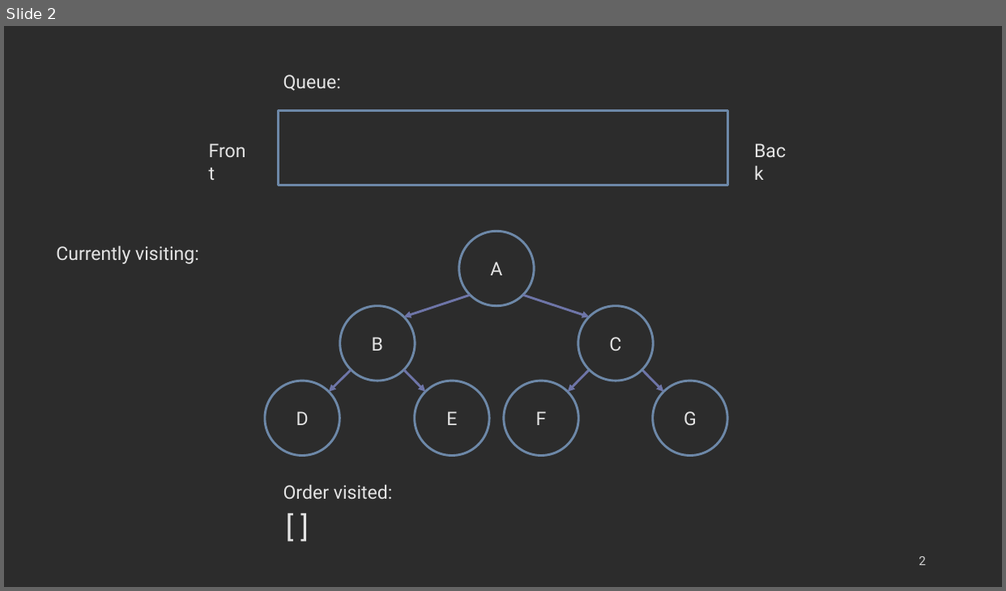
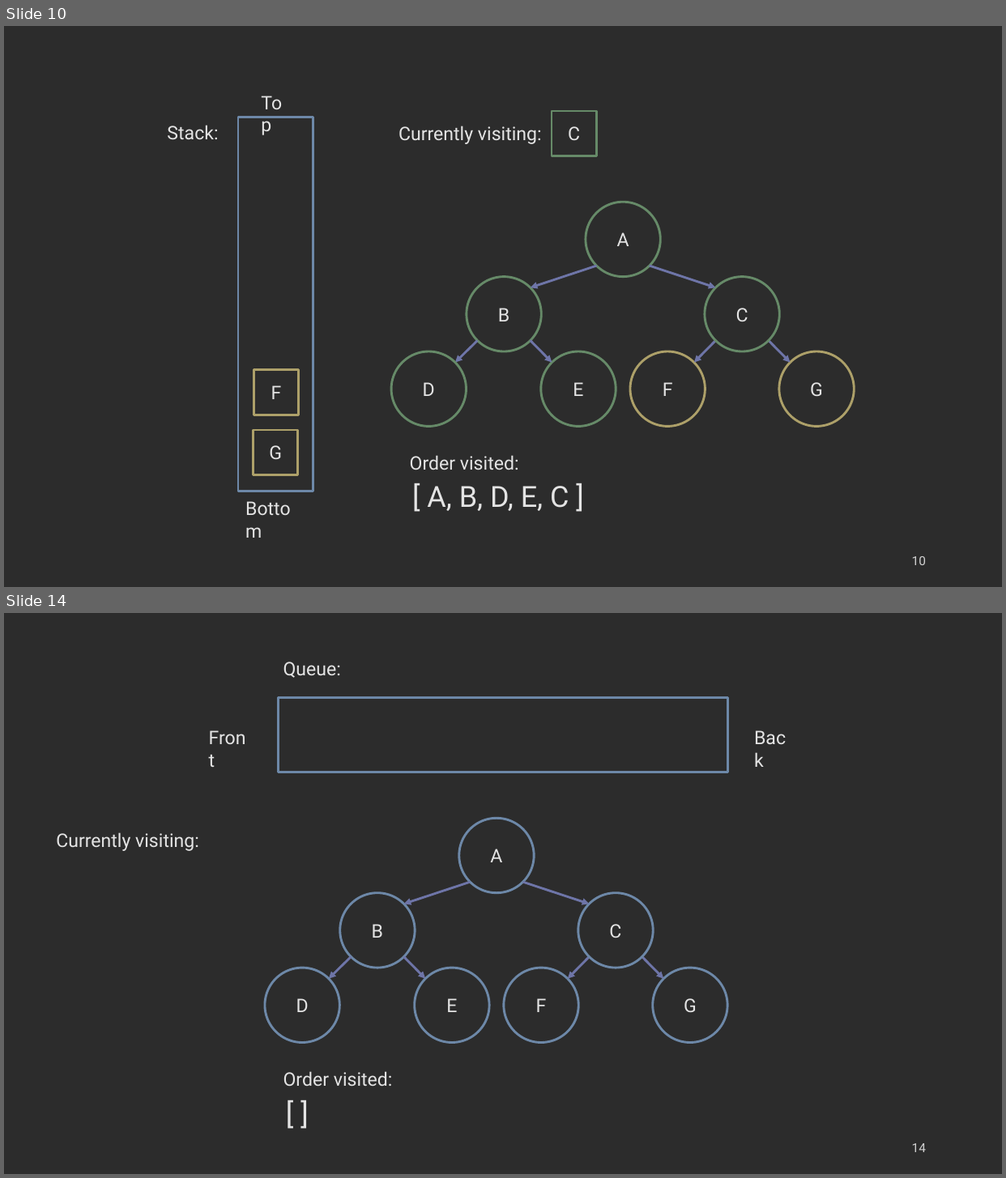
Before and after one commit to COP3530/edugator-content, a slide deck: trees/trees/images-ppt.pptx. Shown one above the other, each under a label of ours: slide 2 before the commit, slides 10 and 14 after it; the slides between them are not shown. The pictures are 1006x591 and 1006x1178 pixels, drawn with LibreOffice and Linux fonts; fonts in the diff are those of the drawing. Boxes give left, top, right and bottom in pixels: in the first picture for what was removed or moved away, otherwise in the second. Text is boxed around its words. In the diff, an @@ line names an element or a change of style, - is before the commit and + after.

Commit message:
Save changes to ppt

```diff
--- a/trees/trees/images-ppt.pptx
+++ b/trees/trees/images-ppt.pptx
@@ slide 10 added at (4,26,1002,587), background #2C2C2C @@
@@ text added at (254,88,297,118), 18 pt, text #E4E4E4 @@
+Top
@@ rectangle added at (238,118,313,492), outline #6D88A8 2.25 pt @@
@@ rectangle added at (552,111,597,156), outline #668A68 2.25 pt, 18 pt, text #E4E4E4 @@
+C
@@ text added at (167,125,218,139), 18 pt, text #E4E4E4 @@
+Stack:
@@ text added at (398,126,542,144), 18 pt, text #E4E4E4 @@
+Currently visiting:
@@ ellipse added at (586,202,661,277), outline #668A68 2.25 pt, 18 pt, text #E4E4E4 @@
+A
@@ arrow added from (597, 266) to (530, 288), #6E75A8 2.25 pt @@
@@ arrow added from (650, 266) to (716, 288), #6E75A8 2.25 pt @@
@@ ellipse added at (467,277,542,352), outline #668A68 2.25 pt, 18 pt, text #E4E4E4 @@
+B
@@ ellipse added at (705,277,780,352), outline #668A68 2.25 pt, 18 pt, text #E4E4E4 @@
+C
@@ arrow added from (478, 340) to (455, 363), #6E75A8 2.25 pt @@
@@ arrow added from (530, 340) to (552, 363), #6E75A8 2.25 pt @@
@@ arrow added from (716, 340) to (694, 363), #6E75A8 2.25 pt @@
@@ arrow added from (769, 340) to (790, 363), #6E75A8 2.25 pt @@
@@ ellipse added at (391,352,466,426), outline #668A68 2.25 pt, 18 pt, text #E4E4E4 @@
+D
@@ ellipse added at (541,352,616,426), outline #668A68 2.25 pt, 18 pt, text #E4E4E4 @@
+E
@@ ellipse added at (631,352,705,426), outline #ADA069 2.25 pt, 18 pt, text #E4E4E4 @@
+F
@@ ellipse added at (780,352,854,426), outline #ADA069 2.25 pt, 18 pt, text #E4E4E4 @@
+G
@@ rectangle added at (254,370,299,416), outline #ADA069 2.25 pt, 18 pt, text #E4E4E4 @@
+F
@@ rectangle added at (253,430,298,476), outline #ADA069 2.25 pt, 18 pt, text #E4E4E4 @@
+G
@@ text added at (410,455,519,470), 18 pt, text #E4E4E4 @@
+Order visited:
@@ text added at (427,486,569,511), 28 pt, text #E4E4E4 @@
+[ A, B, D, E, C ]
@@ text added at (238,494,314,524), 18 pt, text #E4E4E4 @@
+Bottom
@@ page number added at (912,557,926,565), 12 pt, text #D1D1D1 @@
+10
@@ what was slide 2 is now slide 14 @@
@@ page number at (912,1144,926,1152): text changed @@
-2
+14
```
Also in this commit, not shown: 24 other slides added.
